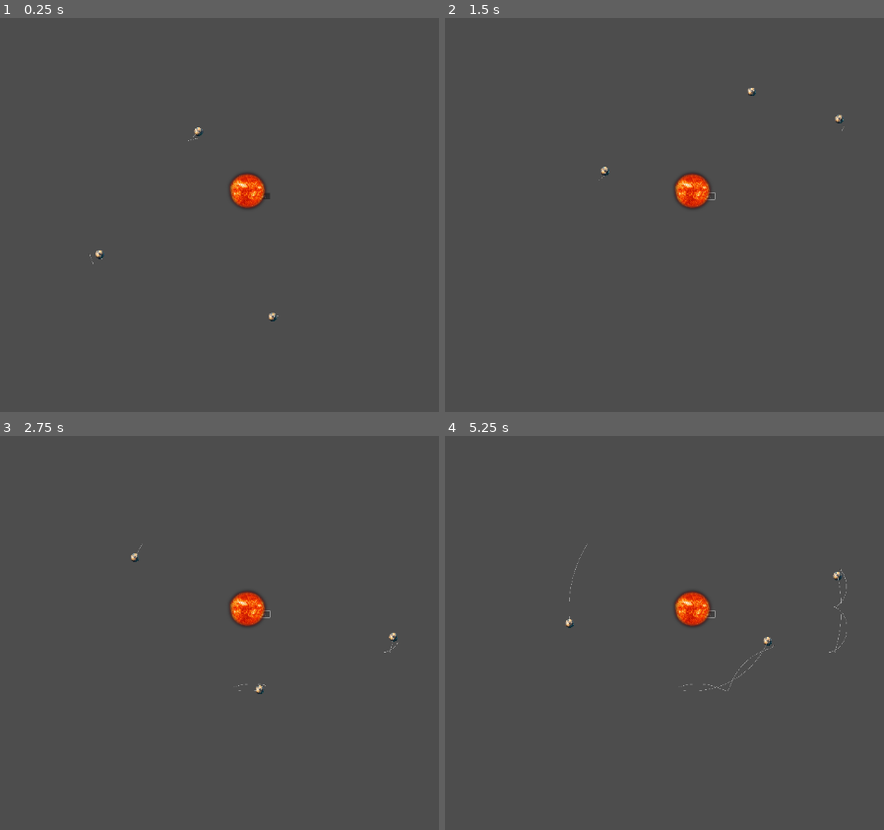
Above: before the commit, frames 1-4 (two rows, left to right).
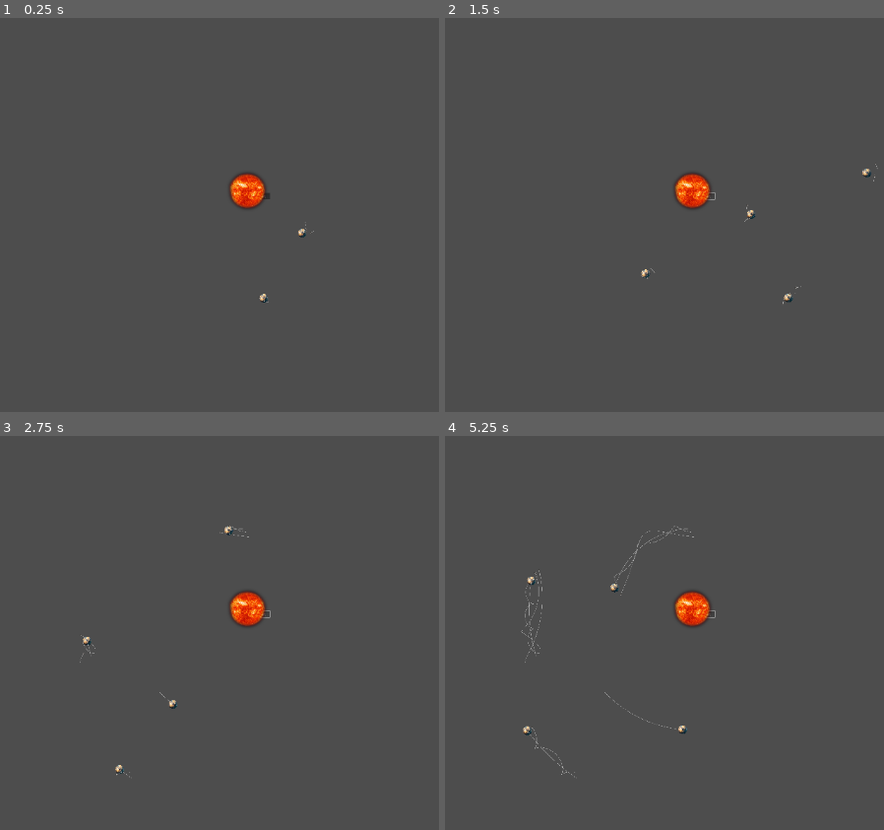
Above: after the commit, the same moments.

Repository: MylesJPritchett/escape-burn
Game: Godot game, scene res://main.tscn
The game is run twice, just before and just after one commit, with the same random seed, the same clock (stepped at 60 frames per second) and the same inputs.
Inputs:
- Up to frame 1 (0.25 s): no input
- Up to frame 2 (1.5 s): click "Restart" at 0.5 s; click "Restart" at 1.25 s
- Up to frame 3 (2.75 s): click "Restart" at 2 s
- Up to frame 4 (5.25 s): no input

The runs differ from the first frame. In frame 1, 0.2% of the frame differs, in the area x 20-72%, y 27-77%; in frame 2, 0.2%; in frame 3, 0.3%; in frame 4, 0.6%, in the area x 17-92%, y 22-87%.

Commit message:
feat: Generate random solar systems with random bodies

Diff:
--- a/space_manager.gd
+++ b/space_manager.gd
@@ -26,43 +26,49 @@
 		"velocity": Vector2.ZERO # Star initially stationary
 	}
 
-	var planets_configs = [
-		{
-			"mass": randf_range(25.0, 35.0),
-			"orbital_radius": randf_range(350.0, 450.0),
+	var planets_configs = []
+	var num_planets = randi_range(1, 5) # Generate 1 to 5 planets
+	var current_planet_min_radius = 300.0
+	var planet_radius_step = 150.0 # Min distance between planet orbits
+	var planet_radius_range = 100.0 # Variation in orbital radius
+
+	for i in range(num_planets):
+		var planet_mass = randf_range(10.0, 60.0)
+		var planet_orbital_radius = randf_range(current_planet_min_radius, current_planet_min_radius + planet_radius_range)
+
+		var planet_config = {
+			"mass": planet_mass,
+			"orbital_radius": planet_orbital_radius,
 			"initial_angle_degrees": randf_range(0.0, 360.0),
 			"clockwise": randf() > 0.5,
-			"moons": [
-				{
-					"mass": randf_range(0.5, 1.5),
-					"orbital_radius": randf_range(20.0, 35.0), # Ensure moon radius is much smaller than planet's
+			"moons": []
+		}
+
+		current_planet_min_radius = planet_orbital_radius + planet_radius_step # Ensure next planet is further out
+
+		var num_moons = randi_range(0, 3) # 0 to 3 moons per planet
+		var current_moon_min_radius = 20.0
+		var moon_radius_step = 15.0 # Min distance between moon orbits
+		var moon_radius_range = 10.0 # Variation in orbital radius
+
+		if num_moons > 0:
+			var moons_array = []
+			for j in range(num_moons):
+				var moon_mass = randf_range(0.1, 5.0)
+				# Ensure moon orbital radius is smaller than planet's visual radius (approx) and reasonable
+				var moon_orbital_radius = clamp(randf_range(current_moon_min_radius, current_moon_min_radius + moon_radius_range), 10.0, planet_orbital_radius * 0.3)
+
+				var moon_config = {
+					"mass": moon_mass,
+					"orbital_radius": moon_orbital_radius,
 					"initial_angle_degrees": randf_range(0.0, 360.0),
 					"clockwise": randf() > 0.5
 				}
-			]
-		},
-		{
-			"mass": randf_range(15.0, 25.0),
-			"orbital_radius": randf_range(550.0, 650.0), # Further out
-			"initial_angle_degrees": randf_range(0.0, 360.0),
-			"clockwise": randf() > 0.5
-			# No moons for this planet for variety
-		},
-		{
-			"mass": randf_range(45.0, 55.0),
-			"orbital_radius": randf_range(700.0, 800.0), # Furthest out
-			"initial_angle_degrees": randf_range(0.0, 360.0),
-			"clockwise": randf() > 0.5,
-			"moons": [
-				{
-					"mass": randf_range(1.5, 2.5),
-					"orbital_radius": randf_range(30.0, 50.0),
-					"initial_angle_degrees": randf_range(0.0, 360.0),
-					"clockwise": randf() > 0.5
-				}
-			]
-		}
-	]
+				moons_array.append(moon_config)
+				current_moon_min_radius = moon_orbital_radius + moon_radius_step
+			planet_config["moons"] = moons_array
+
+		planets_configs.append(planet_config)
 
 	var solar_system_data = OrbitalSystemGenerator.generate_star_system_data(G, star_config, planets_configs)
 
